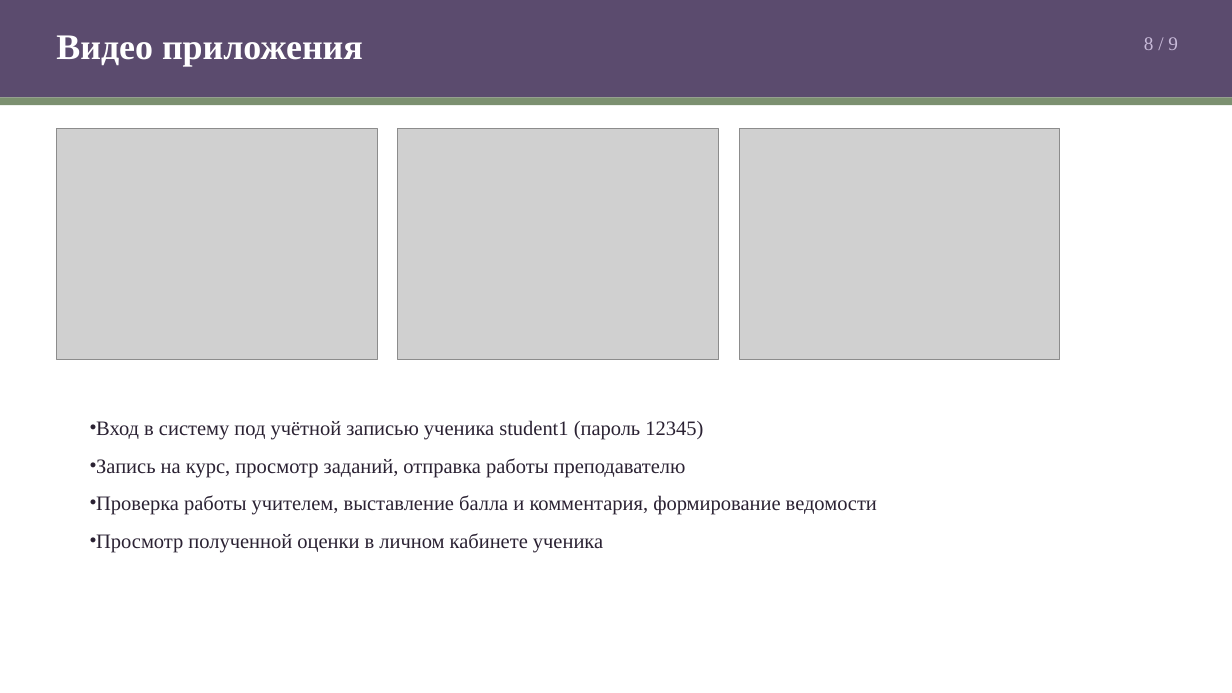
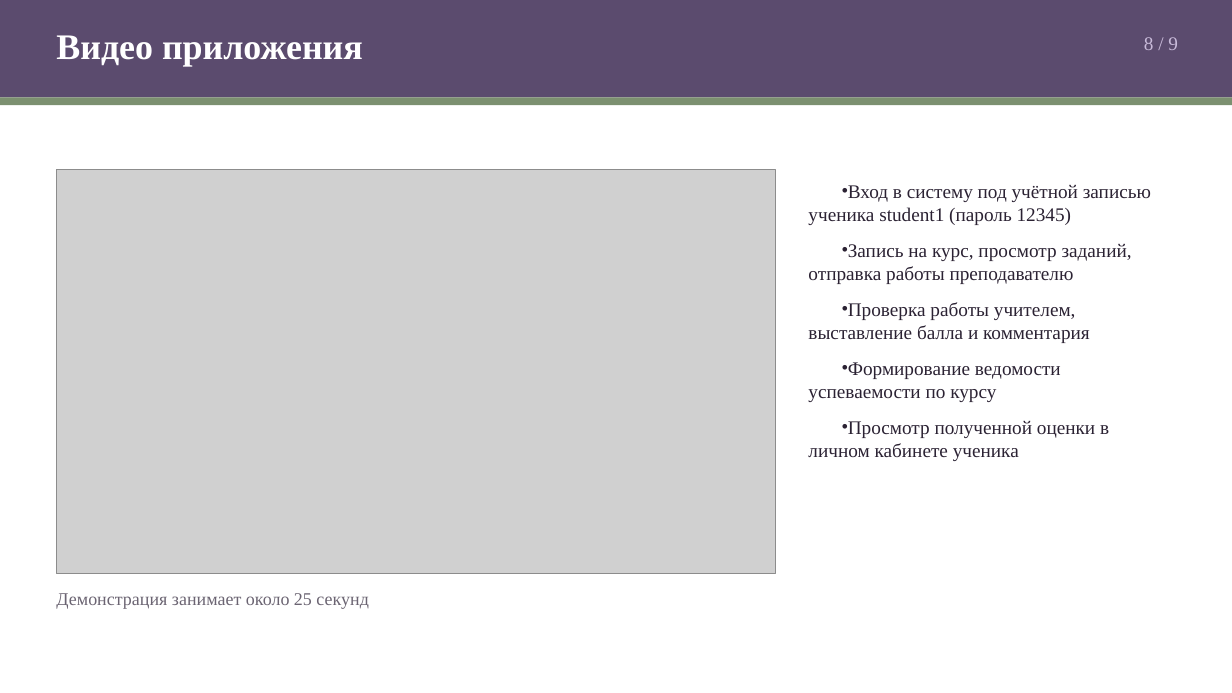
Before and after one commit to CoBa-3325/up03-uchebnye-kursy, a slide deck: slide 8 of Презентация к защите.pptx. Drawn at 1232x693 pixels with LibreOffice and Linux fonts; fonts in the diff are those of the drawing; grey boxes stand for pictures. Boxes give left, top, right and bottom in pixels: in the first picture for what was removed or moved away, otherwise in the second. Text is boxed around its words. In the diff, an @@ line names an element or a change of style, - is before the commit and + after.

Commit message:
Презентация: исправлены формулировки, встроено видео, выровнена таблица
- слайды 2 и 3: «Цель/Задачи дипломного проекта» -> «проектной работы»
  (соответствует титулу и пояснительной записке)
- слайд 8: вместо трёх статичных скриншотов встроен ролик
  «Демонстрация приложения.mp4» (24 с), подпись уточнена
- слайд 6: строки таблицы приведены к единой высоте, пояснение поднято к таблице

```diff
--- a/Презентация к защите.pptx
+++ b/Презентация к защите.pptx
@@ picture removed at box(56, 128, 377, 360) @@
@@ picture removed at box(398, 128, 719, 360) @@
@@ picture removed at box(739, 128, 1060, 360) @@
@@ picture added at box(56, 169, 775, 574) @@
@@ text "Вход в систему под учётной ...": place and size @@
-text "Вход в систему под учётной ..." at box(96, 420, 877, 553)
+text "Вход в систему под учётной ..." at box(808, 185, 1151, 461)
@@ text at box(808, 185, 1151, 461): size 16 to 15 pt in "Вход в систему под учётной записью ученика ...", "Запись на курс, просмотр заданий, отправка работы ...", "Просмотр полученной оценки в личном кабинете ученика" @@
@@ text at box(808, 302, 1090, 402): text changed; size 16 to 15 pt @@
-• Проверка работы учителем, выставление балла и комментария, формирование ведомости
+• Проверка работы учителем, выставление балла и комментария
+• Формирование ведомости успеваемости по курсу
@@ text added at box(56, 593, 368, 609), 14 pt, text #6B6472 @@
+Демонстрация занимает около 25 секунд
```
Also in this commit, not shown: 3 other slides changed.
